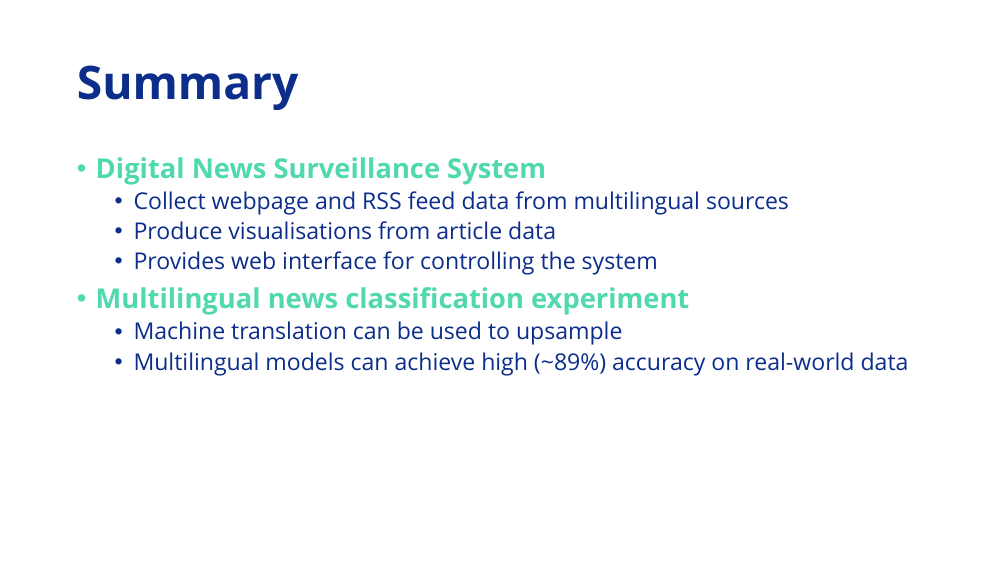
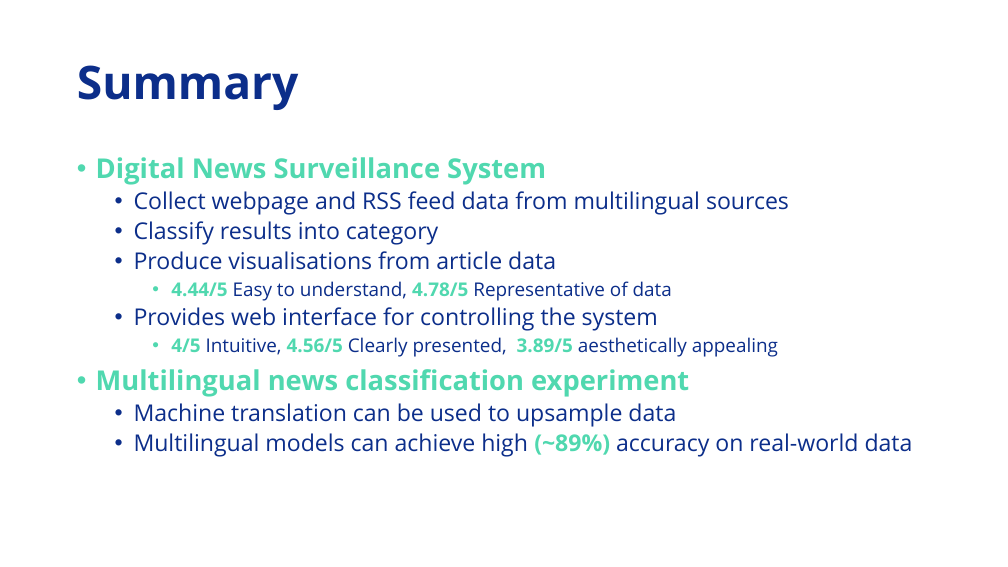
Before and after one commit to Adamanatite/nlp-global-news-monitor, a slide deck: slide 32 of research/Video Presentation D1.pptx (slide 33 before the commit). Drawn at 1008x567 pixels with LibreOffice and Linux fonts; fonts in the diff are those of the drawing. Boxes give left, top, right and bottom in pixels: in the first picture for what was removed or moved away, otherwise in the second. Text is boxed around its words. In the diff, an @@ line names an element or a change of style, - is before the commit and + after.

```diff
--- a/research/Video Presentation D1.pptx
+++ b/research/Video Presentation D1.pptx
@@ text at <box>134,221,438,245</box>: paragraph added @@
+  • Classify results into category
@@ text at <box>171,281,672,301</box>: paragraph added @@
+    • 4.44/5 Easy to understand, 4.78/5 Representative of data
@@ text at <box>171,337,778,357</box>: paragraph added @@
+    • 4/5 Intuitive, 4.56/5 Clearly presented, 3.89/5 aesthetically appealing
@@ text at <box>134,403,676,427</box>: text changed @@
-  • Machine translation can be used to upsample
+  • Machine translation can be used to upsample data
@@ text at <box>134,433,913,457</box>: text colour #0C2E8A to #50D8AF, bold on in "(~89%)" @@
```
Also in this commit, not shown: 3 other slides changed, 1 slide removed, 7 other files.
